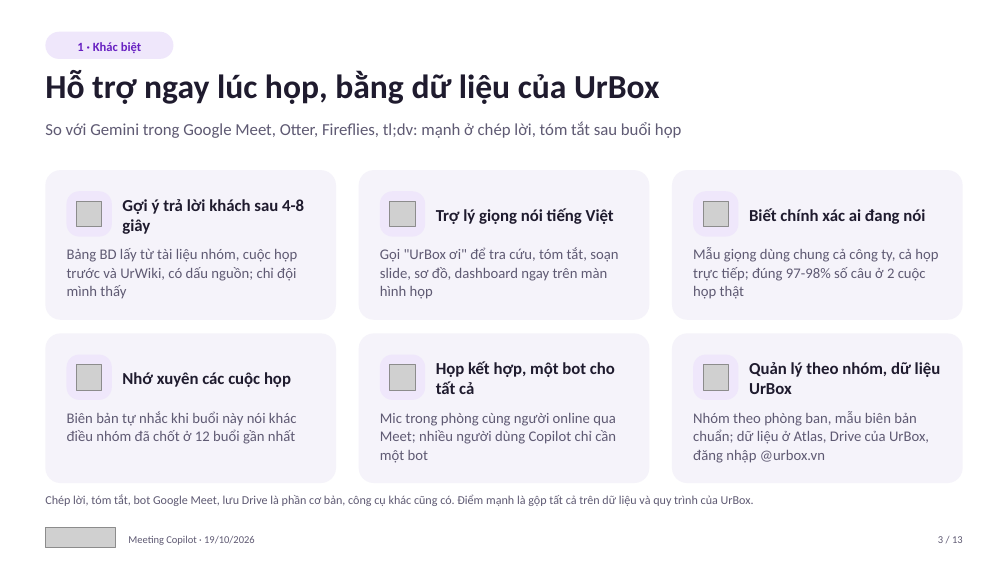
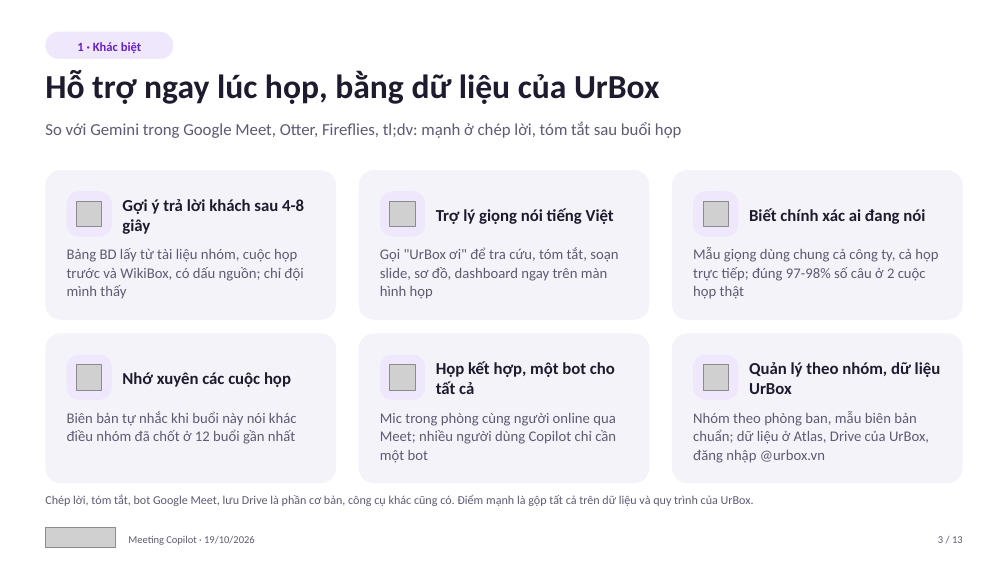
Before and after one commit to phucbh-hue/metting-assistant, a slide deck: slide 3 of docs/pitch/UrBox Meeting Copilot - Trinh bay 19.10.2026.pptx. Drawn at 1008x567 pixels with LibreOffice and Linux fonts; fonts in the diff are those of the drawing; grey boxes stand for pictures. Boxes give left, top, right and bottom in pixels: in the first picture for what was removed or moved away, otherwise in the second. Text is boxed around its words. In the diff, an @@ line names an element or a change of style, - is before the commit and + after.

```diff
--- a/docs/pitch/UrBox Meeting Copilot - Trinh bay 19.10.2026.pptx
+++ b/docs/pitch/UrBox Meeting Copilot - Trinh bay 19.10.2026.pptx
@@ text at (67, 248, 303, 298): text changed @@
-Bảng BD lấy từ tài liệu nhóm, cuộc họp trước và UrWiki, có dấu nguồn; chỉ đội mình thấy
+Bảng BD lấy từ tài liệu nhóm, cuộc họp trước và WikiBox, có dấu nguồn; chỉ đội mình thấy
```
Also in this commit, not shown: 8 other slides changed, 8 other files.
